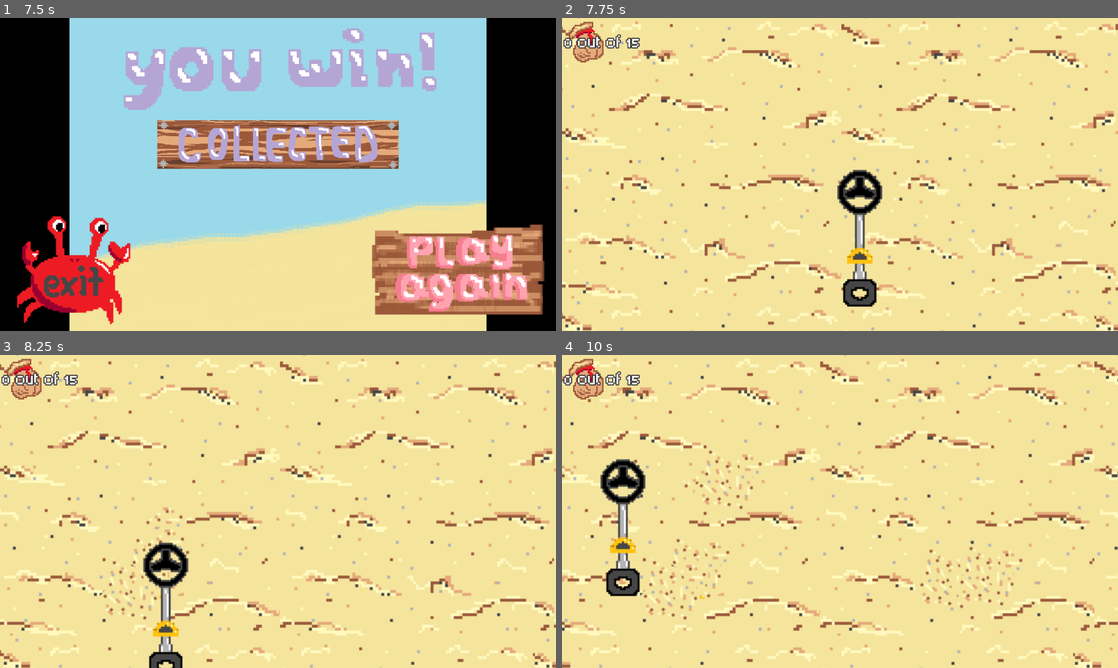
Above: before the commit, frames 1-4 (two rows, left to right).
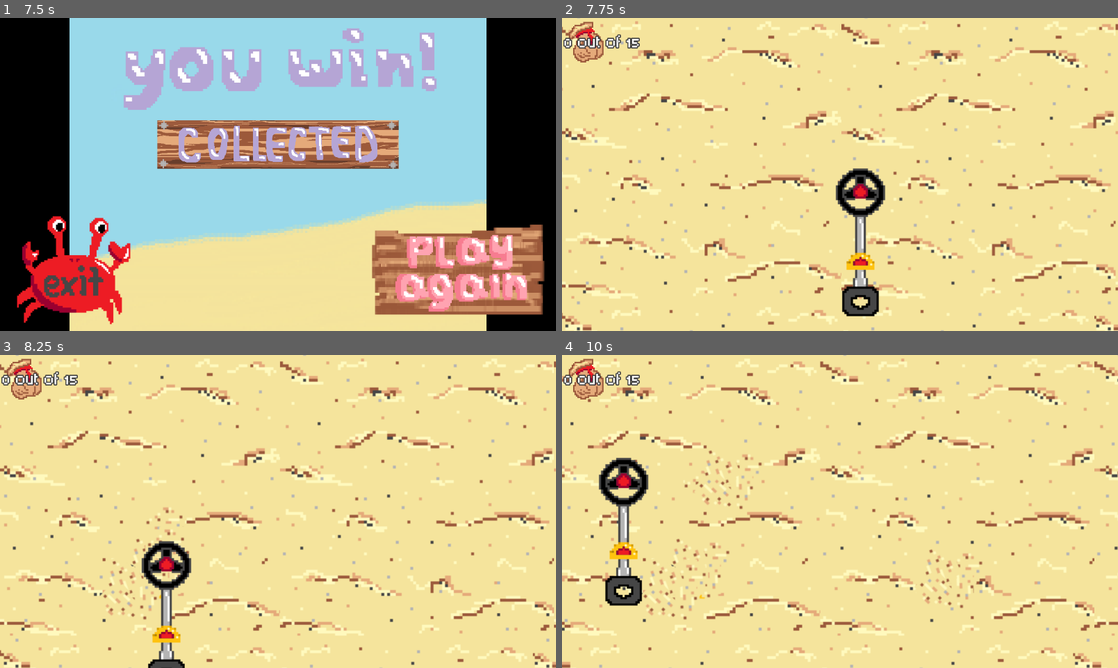
Above: after the commit, the same moments.

Repository: haninrahmania/one-mans-trash
Game: Godot game, scene res://scenes/WinScreen.tscn
Same seed, same stepped clock (60 frames per second), same inputs: the game is played once before the commit and once after it. This scene is started directly instead of the project's main scene.
Inputs (mouse positions are in pixels of both pictures, inside the frame that each line leads up to):
- Up to frame 1 (7.5 s): click (450, 280) at 0.5 s; click (450, 280) at 1.25 s; click (450, 280) at 2 s; tap Enter at 2.75, 4.25, 5.75 s; move the mouse to (400, 158) at 2.77 s; click (400, 158) at 2.92 s; tap Space at 3.5, 5, 6.5 s; move the mouse to (166, 190) at 3.52 s; click (166, 190) at 3.67 s; move the mouse to (333, 105) at 4.27 s; click (333, 105) at 4.42 s; move the mouse to (250, 237) at 5.02 s; click (250, 237) at 5.17 s; move the mouse to (444, 221) at 5.77 s; click (444, 221) at 5.92 s; tap Escape (pause) at 6.4 s; move the mouse to (111, 127) at 6.52 s; click (111, 127) at 6.67 s; tap E (toggle_inventory) at 7.15 s; move the mouse to (305, 174) at 7.27 s; click (305, 174) at 7.42 s
- Up to frame 2 (7.75 s): no input
- Up to frame 3 (8.25 s): move the mouse to (155, 567) at 8.02 s; click (155, 567) at 8.17 s
- Up to frame 4 (10 s): move the mouse to (967, 580) at 8.77 s; click (967, 580) at 8.92 s; move the mouse to (600, 480) at 9.52 s; click (600, 480) at 9.67 s

Frame 1 is identical in both runs. In frame 2, 1.8% of the frame differs, in the area x 49-59%, y 48-96%; in frame 3, 1.4%; in frame 4, 2.3%, in the area x 6-83%, y 32-81%.
Error before the commit: Cannot call method 'change_scene_to_file' on a null value. (res://scenes/win_screen.gd:88)
Error after the commit: Cannot call method 'change_scene_to_file' on a null value. (res://scenes/win_screen.gd:77)

Commit message:
added blinker & fixed play again button

Diff:
--- a/scenes/BeachLevel.tscn
+++ b/scenes/BeachLevel.tscn
@@ -20,7 +20,7 @@
 [node name="BeachLevel" type="Node2D"]
 script = ExtResource("1_h64bc")
 treasure_scenes = Array[PackedScene]([ExtResource("5_1oaal"), ExtResource("6_bhcih"), ExtResource("7_iwndy"), ExtResource("5_3mdl7"), ExtResource("6_h46e8"), ExtResource("7_oqanq"), ExtResource("8_wmqsy"), ExtResource("9_6fpqn")])
-num_treasures = 60
+num_treasures = 30
 
 [node name="Sprite2D" type="Sprite2D" parent="."]
 position = Vector2(285.5, 288)
--- a/scenes/WinScreen.tscn
+++ b/scenes/WinScreen.tscn
@@ -73,6 +73,7 @@
 alignment = 1
 
 [node name="ExitButton" type="TextureButton" parent="."]
+layout_mode = 0
 offset_left = 32.0
 offset_top = 400.0
 offset_right = 277.0
--- a/scenes/beach_level.gd
+++ b/scenes/beach_level.gd
@@ -73,7 +73,7 @@
 
 		# Shelf background (bottom layer)
 		var shelf_bg = TextureRect.new()
-		shelf_bg.texture = preload("res://assets/shelf.png")  # replace with your actual path
+		shelf_bg.texture = preload("res://assets/shelf.png")
 		shelf_bg.expand = true
 		shelf_bg.stretch_mode = TextureRect.STRETCH_SCALE
 		shelf_bg.size_flags_horizontal = Control.SIZE_EXPAND_FILL
--- a/scenes/metal_detector.gd
+++ b/scenes/metal_detector.gd
@@ -1,6 +1,7 @@
 extends Area2D
 
 @onready var beep = $BeepPlayer
+@onready var blinker = $Blinker
 @onready var beep_timer = $BeepTimer
 @onready var treasure_container = get_tree().get_current_scene().get_node("TreasureContainer")
 @export var level_size = Vector2(2250, 2100)
@@ -39,9 +40,7 @@
 
 	if closest_treasure:
 		handle_beeping(min_distance)
-	#else:
-		# Use a slower beep when no treasure is nearby
-		#handle_beeping(1000)  # Far distance to simulate no target
+
 
 func handle_beeping(distance):
 	var beep_interval = clamp(distance / 300.0, 0.2, 1.0)
@@ -54,8 +53,10 @@
 func stop_beeping():
 	beep_timer.stop()
 	beep.stop()
+	blinker.visible = false
 
 func _on_beep_timer_timeout():
 	#var pitch = clamp(1.5 - distance / 300.0, 0.8, 1.2)
 	#beep.pitch_scale = pitch
 	beep.play()
+	blinker.visible = not blinker.visible
--- a/scenes/metal_detector.tscn
+++ b/scenes/metal_detector.tscn
@@ -1,8 +1,9 @@
-[gd_scene load_steps=5 format=3 uid="uid://0edp3nq6g1gg"]
+[gd_scene load_steps=6 format=3 uid="uid://0edp3nq6g1gg"]
 
 [ext_resource type="Script" path="res://scenes/metal_detector.gd" id="1_5jpio"]
-[ext_resource type="Texture2D" uid="uid://52xiq1atb8c4" path="res://assets/metal-detector-newer.png" id="2_j6sm1"]
+[ext_resource type="Texture2D" uid="uid://bcvvuhp05cgw6" path="res://assets/metal-detector-newest.png" id="2_ibt3v"]
 [ext_resource type="AudioStream" uid="uid://cokcbjidkurkq" path="res://assets/beep.mp3" id="3_p22nf"]
+[ext_resource type="Texture2D" uid="uid://braxji4wu0x1x" path="res://assets/metal-detector-blinker.png" id="4_8ybh8"]
 
 [sub_resource type="CircleShape2D" id="CircleShape2D_pkk1t"]
 radius = 47.2652
@@ -16,12 +17,17 @@
 shape = SubResource("CircleShape2D_pkk1t")
 
 [node name="Sprite2D2" type="Sprite2D" parent="."]
-position = Vector2(5, 116)
-scale = Vector2(2.02, 2.02)
-texture = ExtResource("2_j6sm1")
+position = Vector2(7, 126)
+scale = Vector2(1.48125, 1.45583)
+texture = ExtResource("2_ibt3v")
 
 [node name="BeepPlayer" type="AudioStreamPlayer2D" parent="."]
 stream = ExtResource("3_p22nf")
 
 [node name="BeepTimer" type="Timer" parent="."]
 autostart = true
+
+[node name="Blinker" type="Sprite2D" parent="."]
+position = Vector2(7, 126)
+scale = Vector2(1.44, 1.44)
+texture = ExtResource("4_8ybh8")
--- a/scenes/pause_screen.gd
+++ b/scenes/pause_screen.gd
@@ -11,7 +11,6 @@
 	await $ButtonClick.finished
 	get_tree().paused = false
 	get_parent().get_node("PauseScreen").visible = false
-	#get_parent().is_paused = false  # Only if is_paused is in the parent script
 	Input.set_mouse_mode(Input.MOUSE_MODE_HIDDEN)
 
 func _on_exit_pressed():
--- a/scenes/win_screen.gd
+++ b/scenes/win_screen.gd
@@ -14,7 +14,7 @@
 
 	# Add 'Collected' banner at the top
 	var banner = TextureRect.new()
-	banner.texture = preload("res://assets/inventory-banner.png")  # Replace with your actual path
+	banner.texture = preload("res://assets/inventory-banner.png")
 	banner.stretch_mode = TextureRect.STRETCH_KEEP_ASPECT_CENTERED
 	banner.custom_minimum_size = Vector2(500, 100)
 	banner.size_flags_horizontal = Control.SIZE_EXPAND_FILL
@@ -24,18 +24,6 @@
 		var count = Inventory.get_item_count(item_name)
 		#var item_row = HBoxContainer.new()
 #
-		## Icon
-		#var icon = TextureRect.new()
-		#icon.texture = Inventory.item_sprites.get(item_name, null)
-		#icon.custom_minimum_size = Vector2(32, 32)
-#
-		## Label
-		#var label = Label.new()
-		#label.text = "%s: %d" % [item_name.capitalize(), count]
-#
-		#item_row.add_child(icon)
-		#item_row.add_child(label)
-		#item_list_container.add_child(item_row)
 
 	# Outer container to hold shelf background + item overlay
 		var layered_container = Control.new()
@@ -44,7 +32,7 @@
 
 		# Shelf background (bottom layer)
 		var shelf_bg = TextureRect.new()
-		shelf_bg.texture = preload("res://assets/shelf.png")  # replace with your actual path
+		shelf_bg.texture = preload("res://assets/shelf.png")
 		shelf_bg.expand = true
 		shelf_bg.stretch_mode = TextureRect.STRETCH_SCALE
 		shelf_bg.size_flags_horizontal = Control.SIZE_EXPAND_FILL
@@ -85,6 +73,7 @@
 func _on_playAgain_pressed():
 	$ButtonClick.play()
 	await $ButtonClick.finished
+	Inventory.reset()
 	get_tree().change_scene_to_file("res://scenes/BeachLevel.tscn")
 
 func _on_exit_pressed():
--- a/scripts/inventory.gd
+++ b/scripts/inventory.gd
@@ -26,6 +26,9 @@
 func get_all_items() -> Dictionary:
 	return items
 
+func reset():
+	items.clear()
+
 @export var item_sprites: Dictionary = {
 	"Coin": preload("res://assets/coin-new.png"),
 	"GrapeCap": preload("res://assets/grape-cap.png"),
Binary file added: assets/metal-detector-blinker.png
Not shown, added: assets/metal-detector-blinker.png.import
Binary file added: assets/metal-detector-newest.png
Not shown, added: assets/metal-detector-newest.png.import
